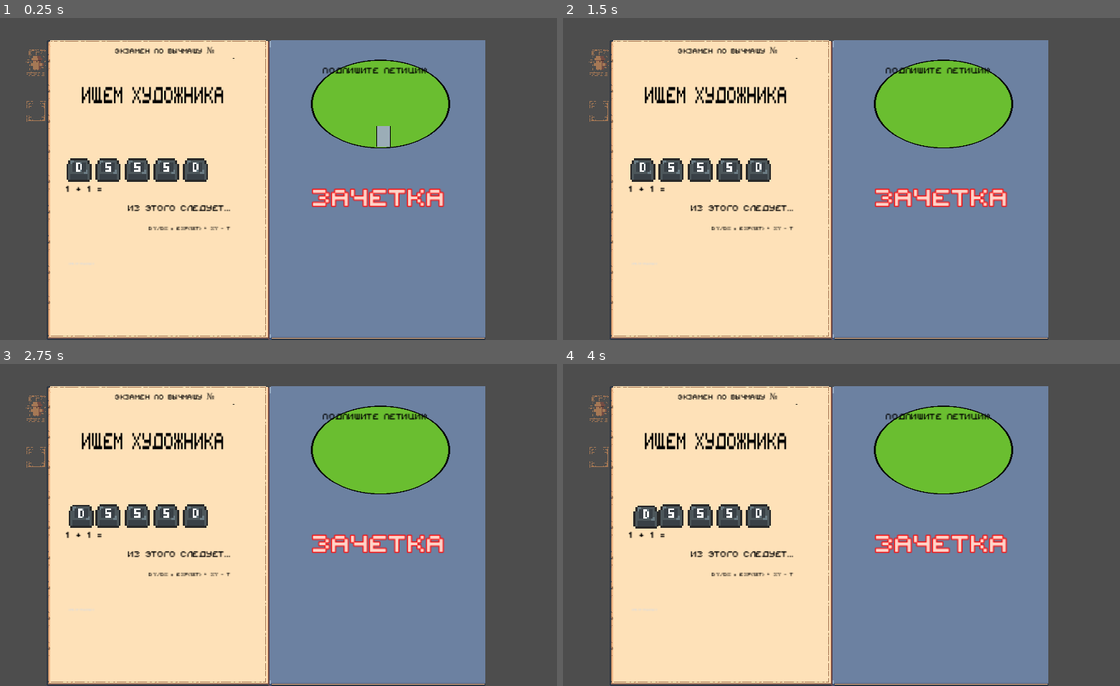
Above: before the commit, frames 1-4 (two rows, left to right).
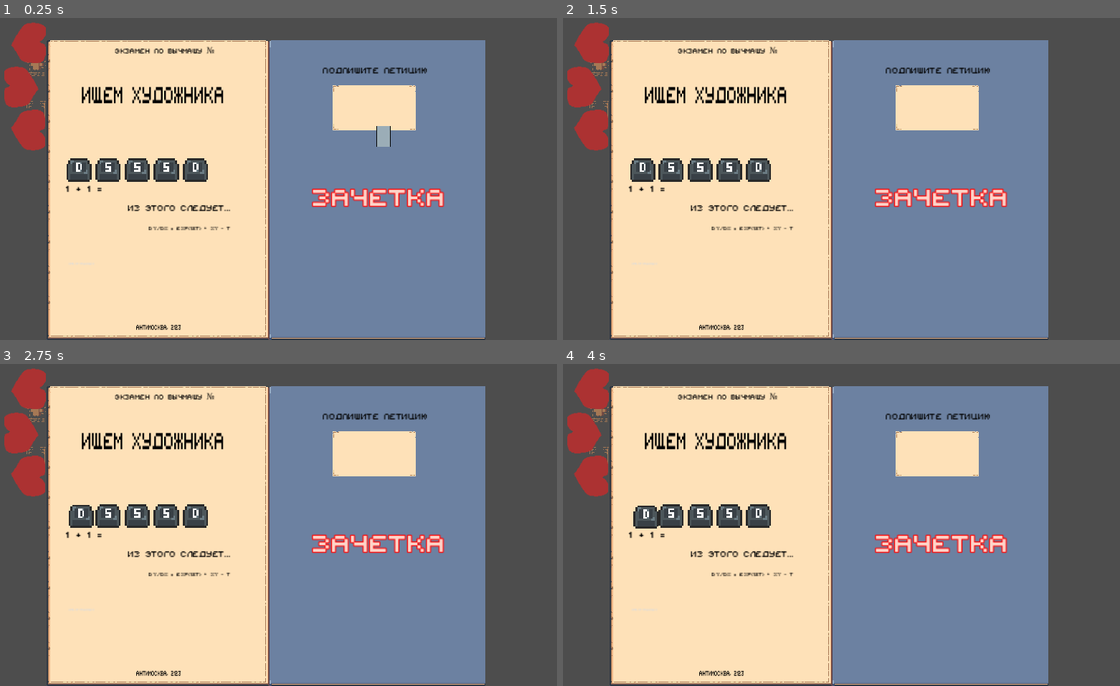
Above: after the commit, the same moments.

Repository: dueip/2024f_gamejam_misis
Game: Godot game, scene res://exam_minigame.tscn
Same seed, same stepped clock (60 frames per second), same inputs: the game is played once before the commit and once after it. This scene is started directly instead of the project's main scene.
Inputs (mouse positions are in pixels of both pictures, inside the frame that each line leads up to):
- Up to frame 1 (0.25 s): no input
- Up to frame 2 (1.5 s): tap Enter at 0.5 s; move the mouse to (958, 162) at 0.52 s; hold D (character_right) 0.53-1.28 s; tap Space (character_dash) at 0.6, 1.25 s; click (958, 162) at 0.67 s; move the mouse to (718, 195) at 1.27 s; hold S (character_back) from 1.28 s (still down); tap Q (character_drop_item) at 1.35 s; click (718, 195) at 1.42 s
- Up to frame 3 (2.75 s): tap Enter at 2 s; move the mouse to (328, 454) at 2.02 s; release S (character_back) at 2.03 s; hold D (character_right) from 2.03 s (still down); hold Shift (character_run) from 2.03 s (still down); click (328, 454) at 2.17 s
- Up to frame 4 (4 s): tap Space (character_dash) at 2.75, 3.6 s; move the mouse to (802, 589) at 2.77 s; release D (character_right) at 2.78 s; release Shift (character_run) at 2.78 s; hold W (character_up) 2.78-3.53 s; tap E (character_use_item) at 2.85 s; click (802, 589) at 2.92 s; tap Enter at 3.5 s; move the mouse to (1003, 573) at 3.52 s; hold A (character_left) from 3.53 s (still down); click (1003, 573) at 3.67 s

The runs differ from the first frame. In frame 1, 7.1% of the frame differs, in the area x 0-81%, y 1-97%; in frame 2, 7.3%; in frame 3, 7.3%; in frame 4, 7.3%.
Error in both runs: Invalid access to property or key '_on_minigame_won' on a base object of type 'Nil'. (res://exam_minigame.gd:9)

Commit message:
feat: beer minigame now works

Diff:
--- a/WASD.gd
+++ b/WASD.gd
@@ -5,16 +5,16 @@
 func highlight_button(name : String, color: Color):
 	var child = find_child(name,false)
 	if  child!=null:
-		child.highlight(color)
+		child.highlight()
 
 func unhighlight_button(name : String, color: Color = Color(0.745, 0.745, 0.745)):
 	var child = find_child(name,false)
 	if  child!=null:
-		child.unhighlight(color)
+		child.unhighlight()
 
 func unhighlight_all(color: Color = Color(0.745, 0.745, 0.745)):
 	for child_button in get_children():
-			child_button.unhighlight(color)
+			child_button.unhighlight()
 
 func _input(event):
 	return
--- a/WASD.tscn
+++ b/WASD.tscn
@@ -16,12 +16,16 @@
 
 [node name="W" parent="." instance=ExtResource("2_ndrxw")]
 position = Vector2(29, -6)
+letter = "W"
 
 [node name="A" parent="." instance=ExtResource("2_ndrxw")]
 position = Vector2(-3, 24)
+letter = "A"
 
 [node name="S" parent="." instance=ExtResource("2_ndrxw")]
 position = Vector2(29, 24)
+letter = "S"
 
 [node name="D" parent="." instance=ExtResource("2_ndrxw")]
 position = Vector2(62, 24)
+letter = "D"
--- a/exam_minigame.tscn
+++ b/exam_minigame.tscn
@@ -371,9 +371,11 @@
 max_size = 6
 
 [node name="GridContainer" type="GridContainer" parent="."]
-offset_top = -64.0
-grow_horizontal = 2
-grow_vertical = 0
+offset_left = 231.0
+offset_top = 78.0
+offset_right = 431.0
+offset_bottom = 142.0
+rotation = 1.57334
 size_flags_horizontal = 4
 size_flags_vertical = 4
 columns = 3
@@ -423,6 +425,16 @@
 theme_override_colors/font_color = Color(0, 0, 0, 1)
 theme_override_font_sizes/font_size = 50
 text = "Ищем художника"
+
+[node name="Label8" type="Label" parent="."]
+offset_left = 371.0
+offset_top = 541.0
+offset_right = 819.0
+offset_bottom = 613.0
+scale = Vector2(0.531, 1)
+theme_override_colors/font_color = Color(0, 0, 0, 1)
+theme_override_font_sizes/font_size = 15
+text = "АнтиМосква, 2123"
 
 [node name="Label3" type="Label" parent="."]
 offset_left = 262.0
--- a/left_part.tscn
+++ b/left_part.tscn
@@ -8,11 +8,7 @@
 
 [node name="ControlButtons" parent="." instance=ExtResource("2_7jr2j")]
 visible = false
-
 offset_left = -29.0
 offset_top = -35.0
 offset_right = -29.0
 offset_bottom = -35.0
-
-
-[connection signal="lostLive" from="." to="." method="_on_lost_live"]
--- a/minigames/beer_minigame.gd
+++ b/minigames/beer_minigame.gd
@@ -7,8 +7,9 @@
 var prev_input: String = ""
 
 func nextTurn(input: String):
-	for i in combination:
-		%WASD.highlight_button(i.to_upper(), Color.LIGHT_GOLDENROD)
+	%WASD.highlight_button(input.to_upper(), Color.GREEN)
+	#for i in combination:
+		#%WASD.highlight_button(i.to_upper(), Color.LIGHT_GOLDENROD)
 	var tween = get_tree().create_tween()
 	if combination.size() > 2:
 		print("Uwu dont do this please")#i love you too
@@ -16,11 +17,11 @@
 
 
 	if prev_input.length() == 0:
-		if input != combination[0]:
+		if input.to_upper() != combination[0].to_upper():
 			endGame(false, input)
 			return
 	else:
-		if input != combination[1]:
+		if input.to_upper() != combination[1].to_upper():
 			endGame(false, input)
 			return
 	if prev_input.length() > 0:
@@ -31,7 +32,7 @@
 	if current_repetition == repetitions:
 		endGame(true, input)
 		return
-	%WASD.highlight_button(input.to_upper(), Color.GREEN)
+
 	tween.tween_callback(%WASD.unhighlight_button.bind(input.to_upper())).set_delay(button_delay)
 
 func endGame(did_player_win: bool, which_button_was_pressed: String):
--- a/minigames/minigame.gd
+++ b/minigames/minigame.gd
@@ -14,7 +14,7 @@
 
 func startGame():
 	%WASD.show()
-	%WASD.highlight_button(combination[0].to_upper(), Color.LIGHT_GOLDENROD)
+	#%WASD.highlight_button(combination[0].to_upper(), Color.LIGHT_GOLDENROD)
 	emit_signal("minigame_started", self)
 
 
@@ -22,15 +22,8 @@
 	endGame(false, "")
 
 func endGame(did_player_win: bool, which_button_was_pressed: String):
-	var tween = get_tree().create_tween()
-	if (not did_player_win):
-		%WASD.highlight_button(which_button_was_pressed.to_upper(), Color.RED)
-		tween.tween_callback(%WASD.unhighlight_button.bind(which_button_was_pressed.to_upper())).set_delay(button_delay)
-		tween.finished.connect(_on_tween_finished)
-	else:
-		%WASD.highlight_button(which_button_was_pressed.to_upper(), Color.GREEN)
-		tween.tween_callback(%WASD.unhighlight_button.bind(which_button_was_pressed.to_upper())).set_delay(button_delay)
-	tween.finished.connect(_on_tween_finished)
+	%WASD.unhighlight_all()
+	%WASD.hide()
 	emit_signal("minigame_ended", did_player_win)
 
 func _on_tween_finished():
--- a/project.godot
+++ b/project.godot
@@ -12,7 +12,7 @@
 
 config/name="misis_gamejam_2024f"
 run/main_scene="res://test_tw.tscn"
-config/features=PackedStringArray("4.2", "Forward Plus")
+config/features=PackedStringArray("4.1", "Forward Plus")
 config/icon="res://icon.svg"
 
 [display]
--- a/right_part.tscn
+++ b/right_part.tscn
@@ -13,17 +13,18 @@
 [node name="RightPart" type="Node2D"]
 script = ExtResource("1_s2y2p")
 
-[node name="Hole" type="Sprite2D" parent="."]
-scale = Vector2(0.309555, 0.293191)
-texture = ExtResource("2_ftahs")
+[node name="HoleArea" type="Area2D" parent="."]
+scale = Vector2(0.999999, 0.999998)
 
-[node name="HoleArea" type="Area2D" parent="Hole"]
-scale = Vector2(3.23044, 3.41074)
-
-[node name="CollisionShape2D" type="CollisionShape2D" parent="Hole/HoleArea"]
+[node name="CollisionShape2D" type="CollisionShape2D" parent="HoleArea"]
 position = Vector2(2, -3)
 scale = Vector2(-0.769138, 0.956351)
 shape = SubResource("CircleShape2D_yn2sc")
+
+[node name="Hole" type="Sprite2D" parent="."]
+visible = false
+scale = Vector2(0.309555, 0.293191)
+texture = ExtResource("2_ftahs")
 
 [node name="SomeOtherThing" type="Sprite2D" parent="."]
 scale = Vector2(-0.0369241, 0.0368118)
@@ -36,5 +37,5 @@
 scale = Vector2(6.41652, -27.2518)
 shape = SubResource("RectangleShape2D_xee44")
 
-[connection signal="area_entered" from="Hole/HoleArea" to="." method="_on_hole_area_area_entered"]
-[connection signal="area_exited" from="Hole/HoleArea" to="." method="_on_hole_area_area_exited"]
+[connection signal="area_entered" from="HoleArea" to="." method="_on_hole_area_area_entered"]
+[connection signal="area_exited" from="HoleArea" to="." method="_on_hole_area_area_exited"]
--- a/test_tw.tscn
+++ b/test_tw.tscn
@@ -129,12 +129,12 @@
 [node name="ItemShop" parent="." instance=ExtResource("17_sy35x")]
 transform = Transform3D(1, 0, 0, 0, 1, 0, 0, 0, 1, 0.77061, 1.91782, 7.05559)
 
-[node name="TW" parent="." node_paths=PackedStringArray("minigame") instance=ExtResource("2_fbpmy")]
-transform = Transform3D(1, 0, 0, 0, 1.90401, 0, 0, 0, 2.25321, -10.4795, 1.61907, 9.90228)
-minigame = NodePath("beer_minigame")
-
-[node name="beer_minigame" parent="TW" instance=ExtResource("4_g6pux")]
-transform = Transform3D(1, 0, 0, 0, 0.525207, 0, 0, 0, 0.443812, -1.57532, 0.49103, -0.150357)
+[node name="beer_minigame" parent="." instance=ExtResource("4_g6pux")]
+transform = Transform3D(1, 0, 0, 0, 0.999999, 0, 0, 0, 1, -12.0548, 2.554, 9.56349)
 combination = Array[String](["w", "s"])
 
+[node name="TW" parent="." node_paths=PackedStringArray("minigame") instance=ExtResource("2_fbpmy")]
+transform = Transform3D(4.4273, 0, 0, 0, 3.94071, 0, 0, 0, 2.81805, -12.0133, 2.09822, 10.1015)
+minigame = NodePath("../beer_minigame")
+
 [editable path="TestRoom"]
Not shown: 1 places in WASD.tscn that only renumber resources
Not shown: 1 places in exam_minigame.tscn that only renumber resources
Not shown: 1 places in inventory/global_inventory.tres that only renumber resources
Not shown: 1 places in loading_bar.tscn that only renumber resources
Not shown: 1 places in possible_exam_spawn.tscn that only renumber resources
Not shown: 1 places in possible_exam_tw.tscn that only renumber resources
Not shown: 1 places in right_part.tscn that only renumber resources
Not shown: 1 places in test_tw.tscn that only renumber resources
